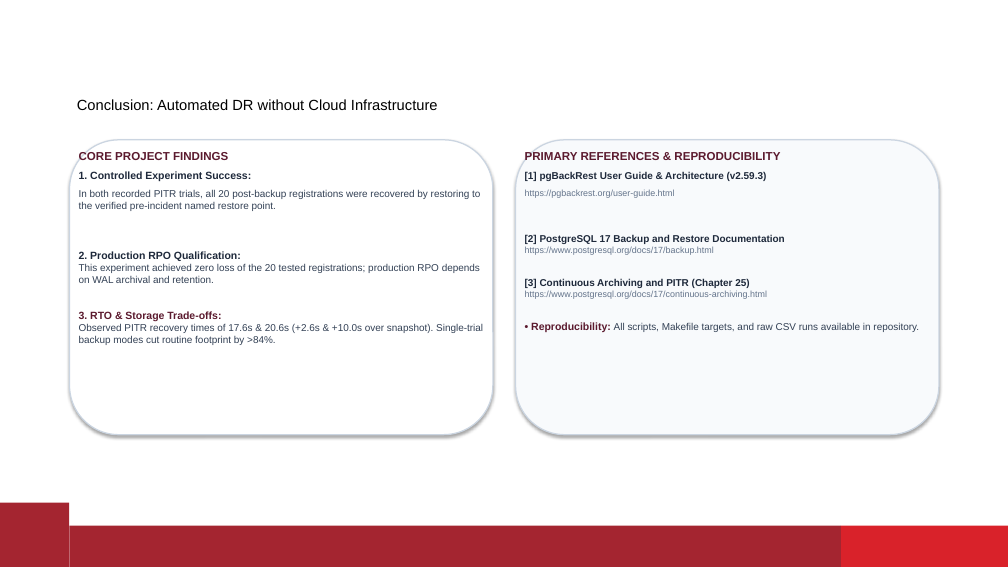
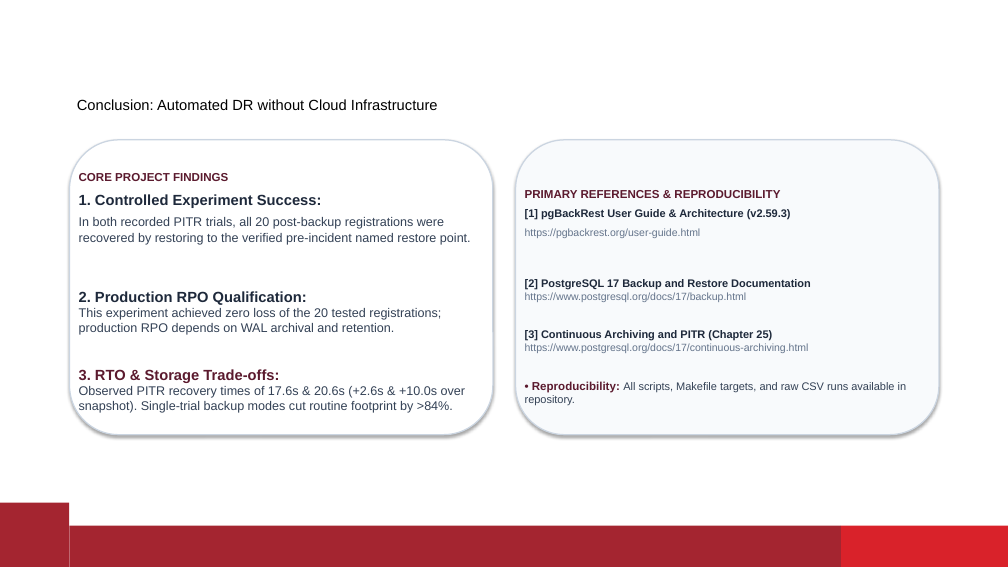
Before and after one commit to Aaryan-Sharma-5/devops_ia, a slide deck: slide 12 of docs/pgbackrest_ia_presentation.pptx. Drawn at 1008x567 pixels with LibreOffice and Linux fonts; fonts in the diff are those of the drawing; background and template pictures are left out. Boxes give left, top, right and bottom in pixels: in the first picture for what was removed or moved away, otherwise in the second. Text is boxed around its words. In the diff, an @@ line names an element or a change of style, - is before the commit and + after.

Commit message:
feat: add pgbackrest case study presentation, report, benchmark results, and build scripts

```diff
--- a/docs/pgbackrest_ia_presentation.pptx
+++ b/docs/pgbackrest_ia_presentation.pptx
@@ text "CORE PROJECT FINDINGS": place and size @@
-text "CORE PROJECT FINDINGS" at [79,152,483,345]
+text "CORE PROJECT FINDINGS" at [79,173,471,413]
@@ text "PRIMARY REFERENCES & REPRODUCIBILITY": place and size @@
-text "PRIMARY REFERENCES & REPRODUCIBILITY" at [525,151,919,332]
+text "PRIMARY REFERENCES & REPRODUCIBILITY" at [525,190,907,406]
@@ text at [79,194,471,413]: size 10 to 14 pt in "1. Controlled Experiment Success:", "2. Production RPO Qualification:", "3. RTO & Storage Trade-offs:"; size 9.5 to 12 pt in "In both recorded PITR trials, all 20 ...", "This experiment achieved zero loss of the ...", "Observed PITR recovery times of 17.6s & ..." @@
@@ text at [525,209,907,406]: size 9.5 to 10.5 pt in "[1] pgBackRest User Guide & Architecture (v2.59.3)", "[2] PostgreSQL 17 Backup and Restore Documentation", "[3] Continuous Archiving and PITR (Chapter 25)", "All scripts, Makefile targets, and raw CSV ..."; size 8.5 to 10 pt in "https://pgbackrest.org/user-guide.html", "https://www.postgresql.org/docs/17/backup.html", "https://www.postgresql.org/docs/17/continuous-archiving.html"; size 10 to 11 pt in "• Reproducibility:" @@
```
Also in this commit, not shown: 11 other slides changed, 13 other files.
